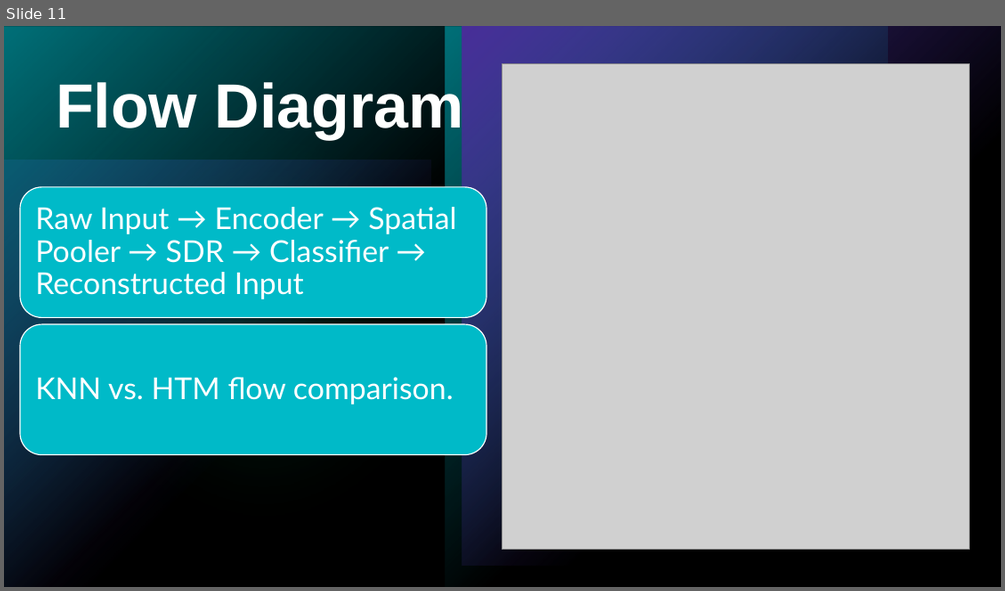
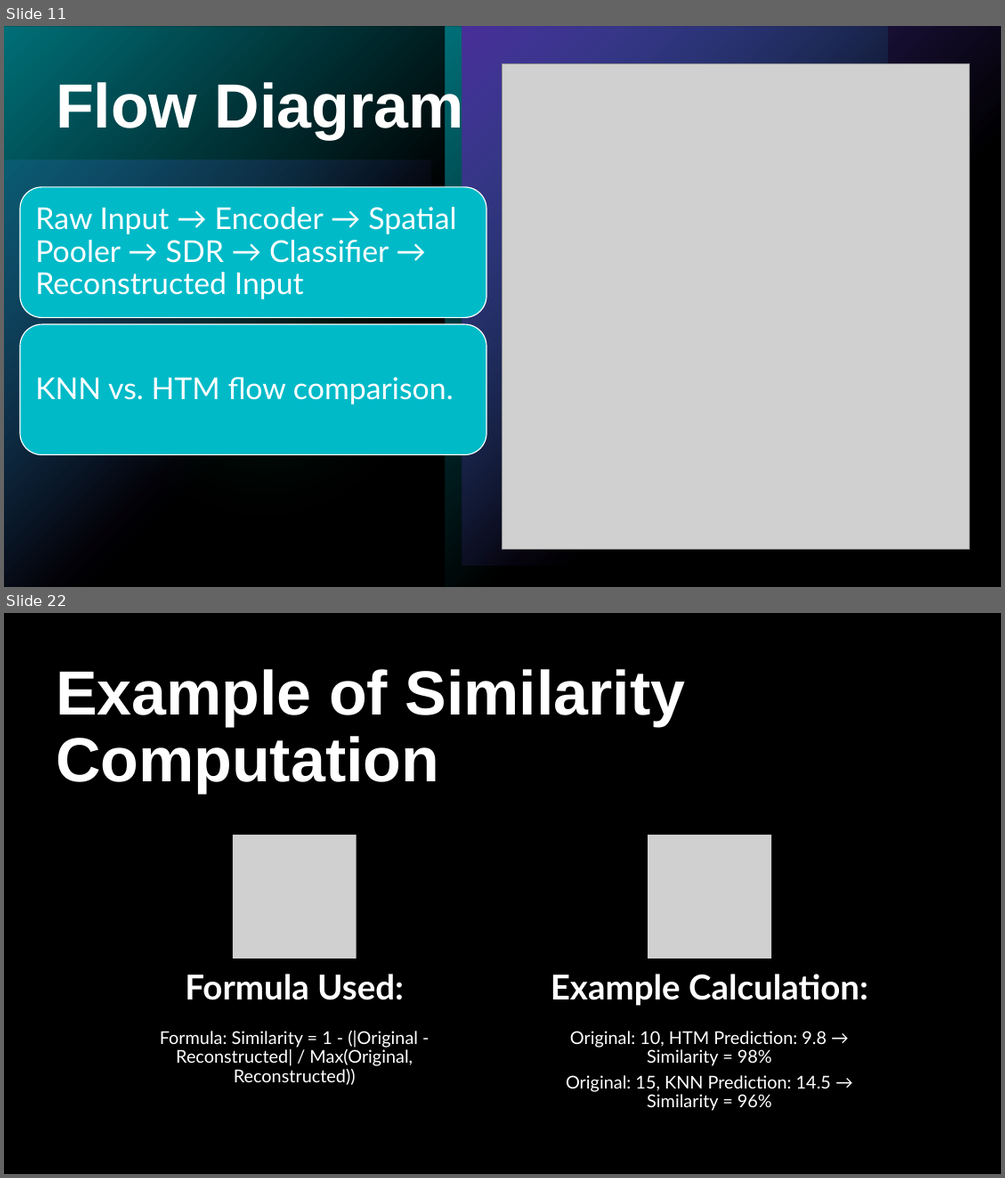
Before and after one commit to prnshubn/neocortexapi-team-untitled, a slide deck: source/Documentation_Team_Untitled/Team_Untitled_Presentation.pptx. Shown one above the other, each under a label of ours: slide 11 before the commit, slides 11 and 22 after it; the slides between them are not shown. The pictures are 1005x591 and 1005x1178 pixels, drawn with LibreOffice and Linux fonts; fonts in the diff are those of the drawing; grey boxes stand for pictures. Boxes give left, top, right and bottom in pixels: in the first picture for what was removed or moved away, otherwise in the second. Text is boxed around its words. In the diff, an @@ line names an element or a change of style, - is before the commit and + after.

Commit message:
Added Visualization Techniques, Permanence values, similarity check,Classifier performance, Challenges in PPT

```diff
--- a/source/Documentation_Team_Untitled/Team_Untitled_Presentation.pptx
+++ b/source/Documentation_Team_Untitled/Team_Untitled_Presentation.pptx
@@ slide 22 added at box(4, 613, 1001, 1174), background #000000; not listed: 5 template elements that a slide beside it also shows @@
@@ rectangle added at box(4, 613, 1001, 1174), fill #000000 @@
@@ title added at box(56, 669, 686, 794), 60 pt, text #FFFFFF, bold @@
+Example of Similarity Computation
@@ group added at box(160, 835, 868, 1111): 4 texts, 2 pictures @@
+Formula Used:
+Formula: Similarity = 1 - (|Original - Reconstructed| / Max(Original, Reconstructed))
+Example Calculation:
+Original: 10, HTM Prediction: 9.8 → Similarity = 98%
+Original: 15, KNN Prediction: 14.5 → Similarity = 96%
```
Also in this commit, not shown: 9 slides changed, 12 other slides added.
